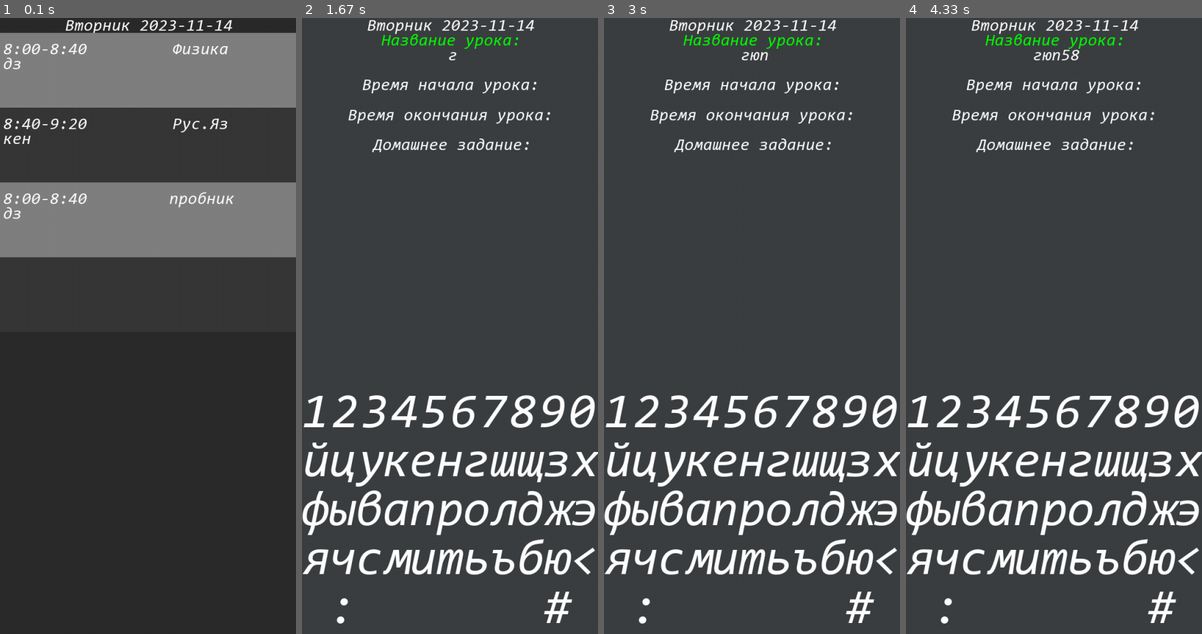
Above: before the commit, frames 1-4 (left to right).
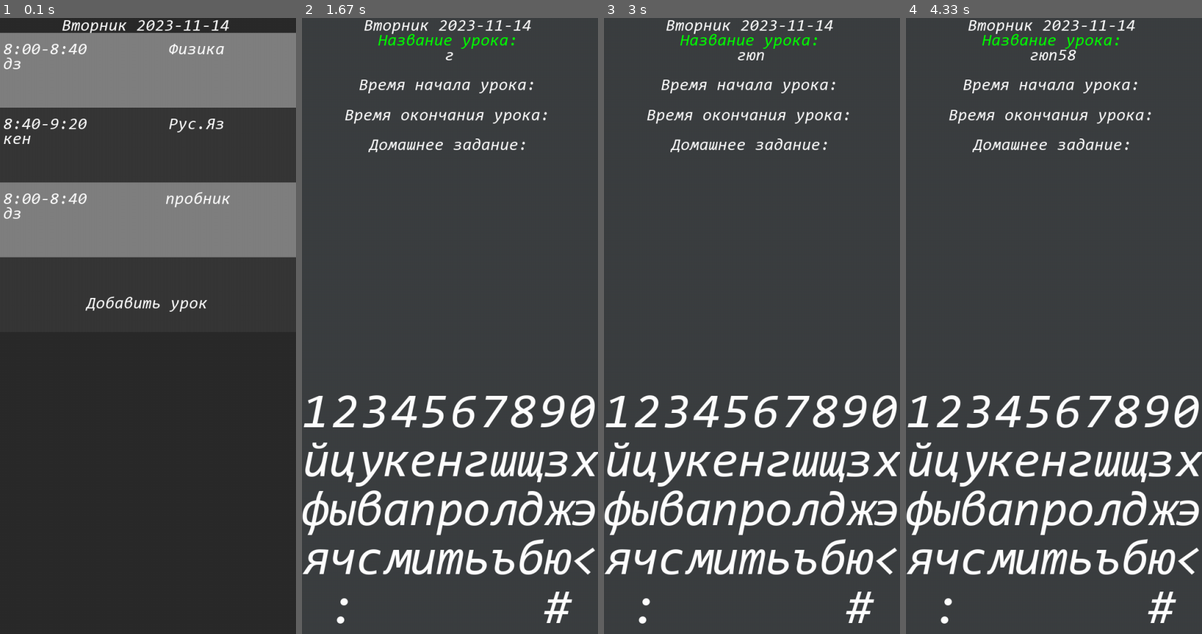
Above: after the commit, the same moments.

Repository: MR-Geri/diary
Game: pygame game, started from main.py
Two runs of this game, one before a commit and one after it. Both use one fixed random seed, a clock stepped at 60 frames per second and the inputs below.
Inputs (mouse positions are in pixels of both pictures, inside the frame that each line leads up to):
- Up to frame 1 (0.1 s): no input
- Up to frame 2 (1.67 s): click (450, 326) at 0.38 s; click (479, 461) at 0.85 s; move the mouse to (559, 541) at 1.17 s; click (559, 541) at 1.45 s
- Up to frame 3 (3 s): move the mouse to (737, 486) at 1.87 s; click (737, 486) at 2.13 s; move the mouse to (752, 399) at 2.53 s; click (752, 399) at 2.78 s
- Up to frame 4 (4.33 s): move the mouse to (1130, 424) at 3.2 s; click (1130, 424) at 3.43 s; move the mouse to (1157, 486) at 3.7 s; click (1157, 486) at 4.03 s

The runs differ from the first frame. In frame 1, 1.5% of the frame differs, in the area x 21-79%, y 0-48%; in frame 2, 2.9%; in frame 3, 3.0%; in frame 4, 3.1%, in the area x 14-84%, y 0-22%.

Commit message:
Цвет текста

Diff:
--- a/main.py
+++ b/main.py
@@ -249,8 +249,7 @@
         for i in range(len(data_print)):
             if len(data_print[i]) != 0:
                 text_print(message=data_print[i][0],
-                           x=(12 / 1000) * width + width / self.card_text_crop * (
-                                   self.card_text_crop - len(data_print[i][0])) / 2,
+                           x=width / self.card_text_crop * (self.card_text_crop - len(data_print[i][0])) / 2,
                            y=self.card_height / 5 * i,
                            font_size=self.cards_text_size,
                            font_color=data_print[i][1]
@@ -270,7 +269,7 @@
         text = f'{self.file[self.day]["day"]} {self.date}'
         x = (12 / 1000) * width
         text_print(message=text,
-                   x=x + width / self.card_text_crop * (self.card_text_crop - len(text)) / 2,
+                   x=width / self.card_text_crop * (self.card_text_crop - len(text)) / 2,
                    y=0,
                    font_size=self.cards_text_size)
         for i in range(len(self.lessons)):
@@ -282,7 +281,7 @@
                        font_size=self.cards_text_size)
             text = f'{self.lessons[i].get("lesson")}'
             text_print(message=text,
-                       x=x + width * (285 / 1000) +
+                       x=width * (285 / 1000) +
                          int(width * (715 / 1000) / self.card_text_crop * (self.card_text_crop - len(text)) / 2),
                        y=y + self.card_height * (12 / 100),
                        font_size=self.cards_text_size)
@@ -298,7 +297,12 @@
         if len(self.lessons) < 8:
             pygame.draw.rect(display, self.color[len(self.lessons)],
                              (0, self.cards_y0 + self.card_height * len(self.lessons), width, self.card_height))
-            # text_print('Добавить урок', x=)
+            text = 'Добавить урок'
+            text_print(text,
+                       x=width / self.card_text_crop * (self.card_text_crop - len(text)) / 2,
+                       y=self.cards_y0 + self.card_height * (len(self.lessons)) + self.card_height * (12 / 100) +
+                         self.card_height / 5 * 2
+                       )
 
     def draw_all(self):
         pygame.draw.rect(display, (43, 43, 43), (0, 0, width, height))
